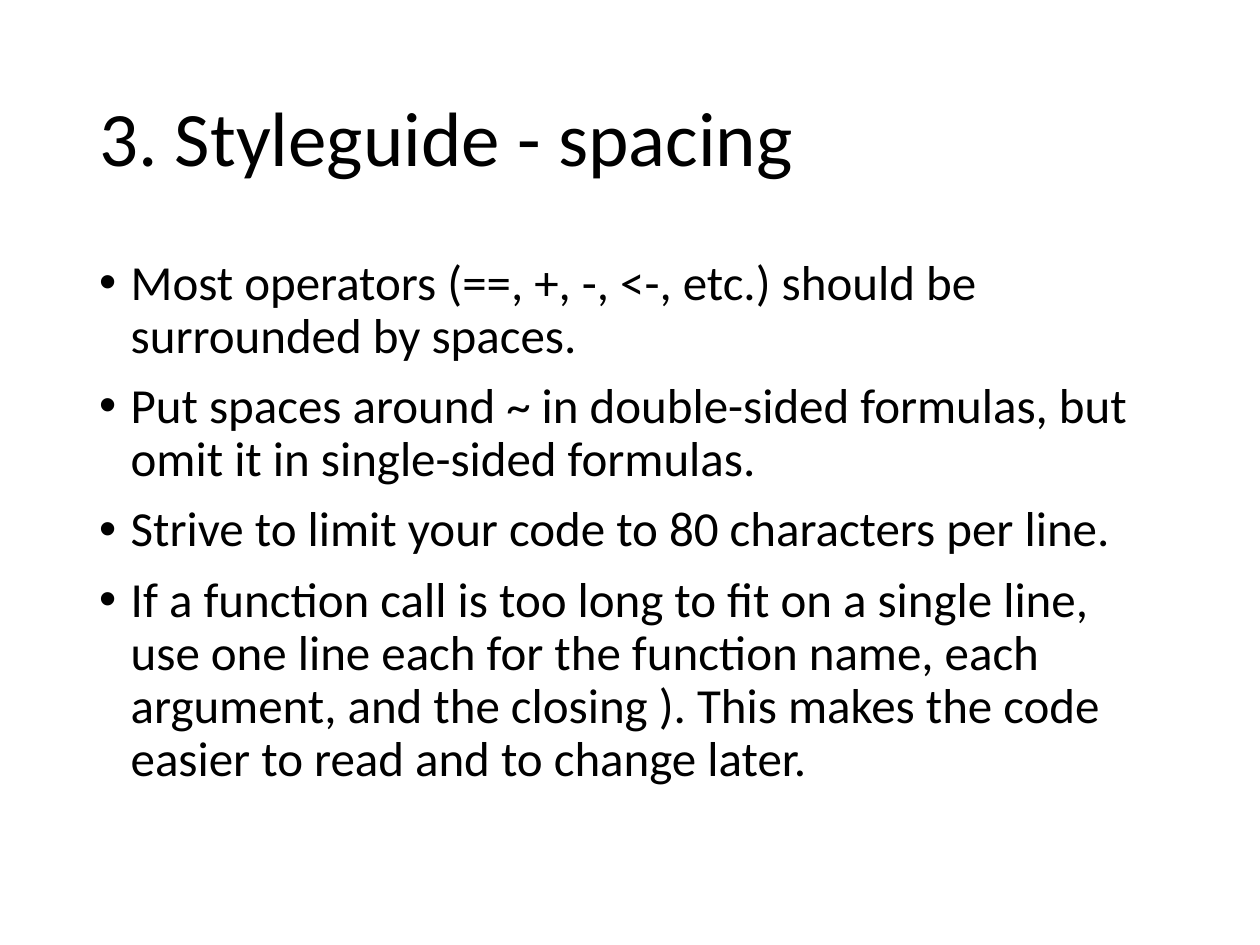
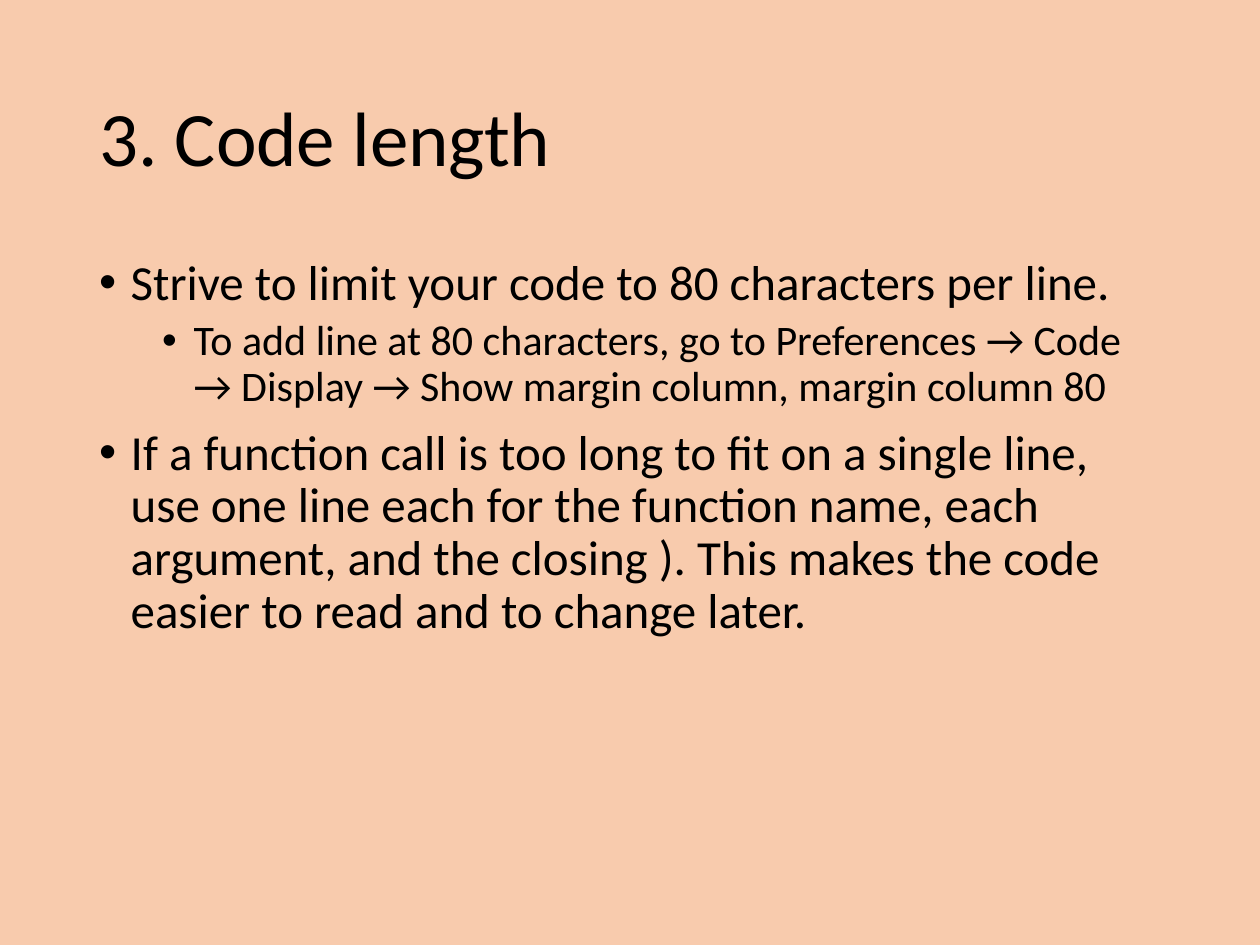
Before and after one commit to EEOB590A-Data-Science-in-R-Fall2021/CourseMaterials, a slide deck: slide 19 of 2. Data Management/Wk4 - Datasheets and Coding with Style.pptx (slide 13 before the commit). Drawn at 1260x945 pixels with LibreOffice and Linux fonts; fonts in the diff are those of the drawing. Boxes give left, top, right and bottom in pixels: in the first picture for what was removed or moved away, otherwise in the second. Text is boxed around its words. In the diff, an @@ line names an element or a change of style, - is before the commit and + after.

```diff
--- a/2. Data Management/Wk4 - Datasheets and Coding with Style.pptx
+++ b/2. Data Management/Wk4 - Datasheets and Coding with Style.pptx
@@ background #FFFFFF to #F8CBAD @@
@@ title at <box>99,112,551,180</box>: text changed @@
-3. Styleguide - spacing
+3. Code length
@@ text at <box>131,264,1127,485</box>: paragraphs removed @@
-• Most operators (==, +, -, <-, etc.) should be surrounded by spaces.
-• Put spaces around ~ in double-sided formulas, but omit it in single-sided formulas.
@@ text at <box>194,325,1121,409</box>: paragraph added @@
+  • To add line at 80 characters, go to Preferences → Code → Display → Show margin column, margin column 80
```
Also in this commit, not shown: 10 other slides changed, 7 slides added, 6 other files.
